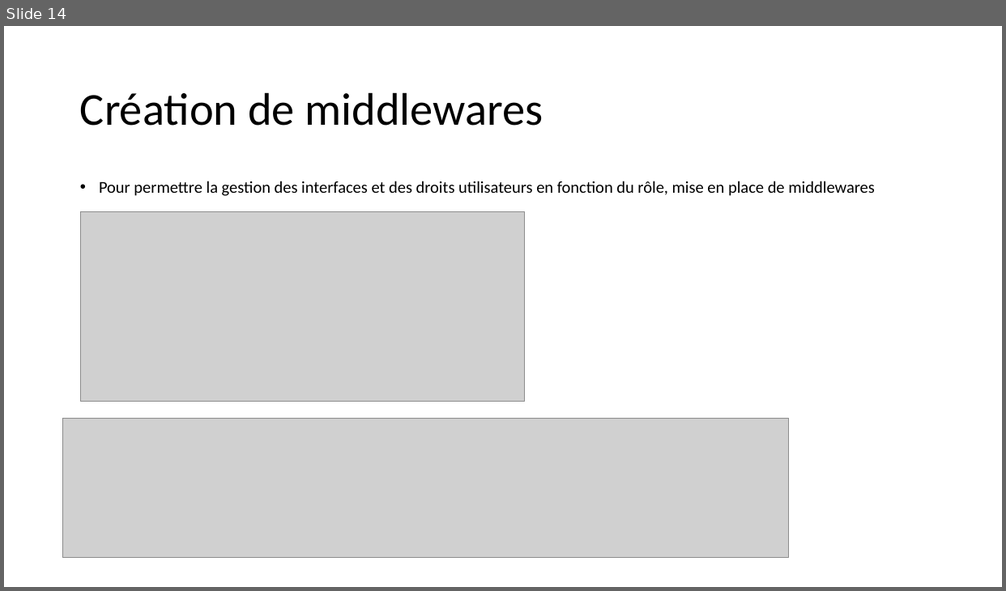
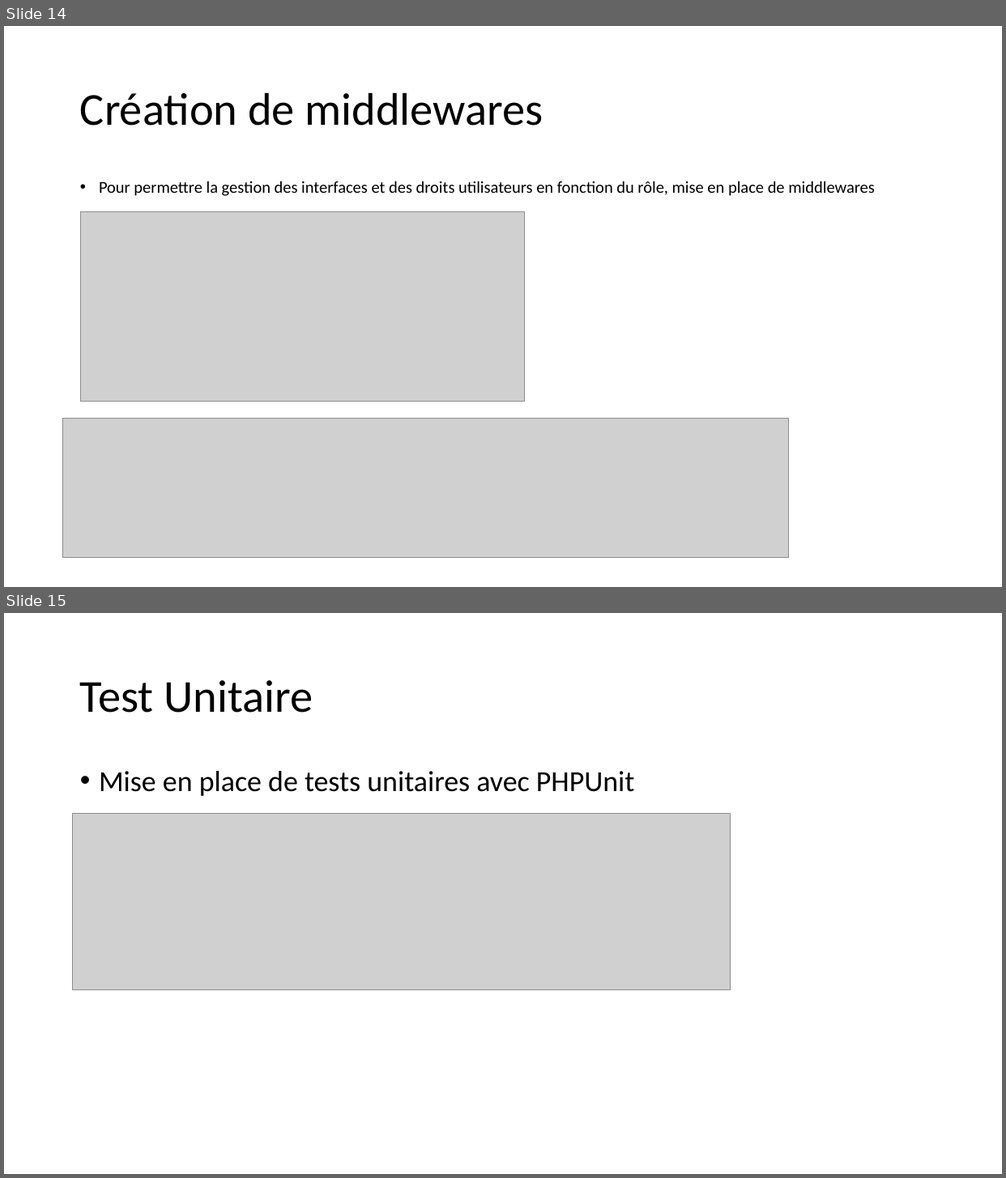
Before and after one commit to agautier773-crypto/PizzaYolo, a slide deck: Documents/Diapo PizzaYolo.pptx. Shown one above the other, each under a label of ours: slide 14 before the commit, slides 14 and 15 after it. The pictures are 1006x591 and 1006x1178 pixels, drawn with LibreOffice and Linux fonts; fonts in the diff are those of the drawing; grey boxes stand for pictures. Boxes give left, top, right and bottom in pixels: in the first picture for what was removed or moved away, otherwise in the second. Text is boxed around its words. In the diff, an @@ line names an element or a change of style, - is before the commit and + after.

```diff
--- a/Documents/Diapo PizzaYolo.pptx
+++ b/Documents/Diapo PizzaYolo.pptx
@@ slide 15 added at <box>4,613,1002,1174</box>, background #FFFFFF @@
@@ title added at <box>80,680,313,713</box>, 44 pt, text #000000 @@
+Test Unitaire
@@ text added at <box>99,771,635,796</box>, 28 pt, text #000000 @@
+• Mise en place de tests unitaires avec PHPUnit
@@ picture added at <box>73,814,731,990</box> @@
```
Also in this commit, not shown: 4 other files.
